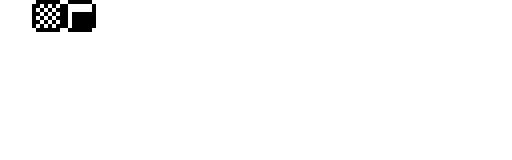
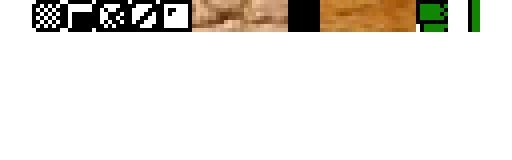
Layer changes from the first 512px x 160px image to the second:
renamed "Hintergrund" to "pallette.psd", painted on it over (x1=96, y1=0, x2=480, y2=32)
